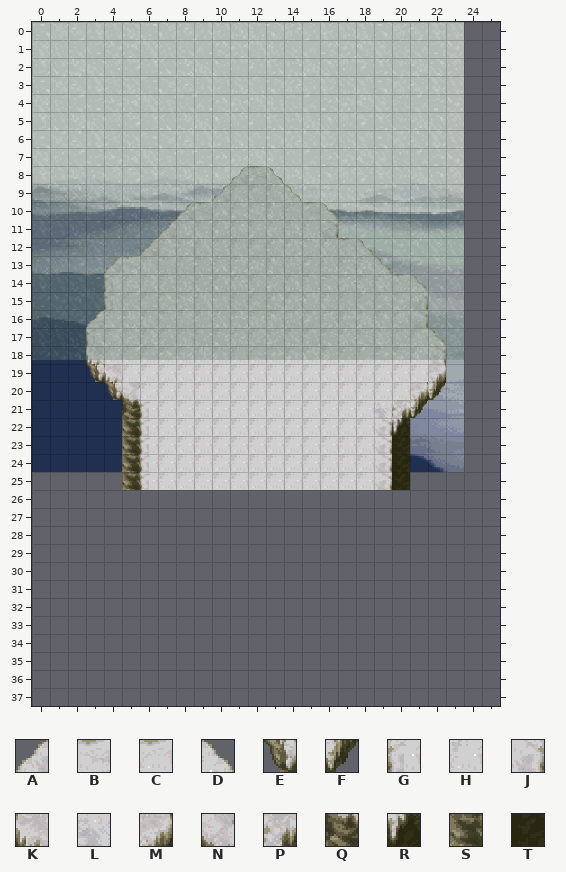
Two states of a Tiled map, maps/northmountains_landing.tmx. Above is the file before it was changed.
Cells are 32x32 px. Shown: x 0..25, y 0..37. The old version is drawn lined up with the new one.
Key: from "forest2": A 190, B 191, C 194, D 195, E 197, F 198, G 259, H 261, J 264, K 328, L 331, M 333, N 398, P 401, Q 467, R 470, S 536, T 539.
_ is an empty cell.
Layer "ground" before, first column x 0:
 0 __________________________
 1 __________________________
 2 __________________________
 3 __________________________
 4 __________________________
 5 __________________________
 6 __________________________
 7 __________________________
 8 ___________ABD____________
 9 __________AHHHD___________
10 ________ABHHHHHBD_________
11 _______AHHHHHHHHJ_________
12 ______AHHHHHHHHHHCD_______
13 ____ABHHHHHHHHHHHHHD______
14 ____GHHHHHHHHHHHHHHHCD____
15 ____GHHHHHHHHHHHHHHHHJ____
16 ___AHHHHHHHHHHHHHHHHHJ____
17 ___GHHHHHHHHHHHHHHHHHHD___
18 ___KHHHHHHHHHHHHHHHHHHJ___
19 ___EKHHHHHHHHHHHHHHHHHM___
20 ____ENHHHHHHHHHHHHHHHMF___
21 _____QGHHHHHHHHHHHHLPF____
22 _____SGHHHHHHHHHHHHJR_____
23 _____SGHHHHHHHHHHHHJT_____
24 _____SGHHHHHHHHHHHHJT_____
25 _____SGHHHHHHHHHHHHJT_____
26 __________________________
27 __________________________
28 __________________________
29 __________________________
30 __________________________
31 __________________________
32 __________________________
33 __________________________
34 __________________________
35 __________________________
36 __________________________
37 __________________________
Now the later version:
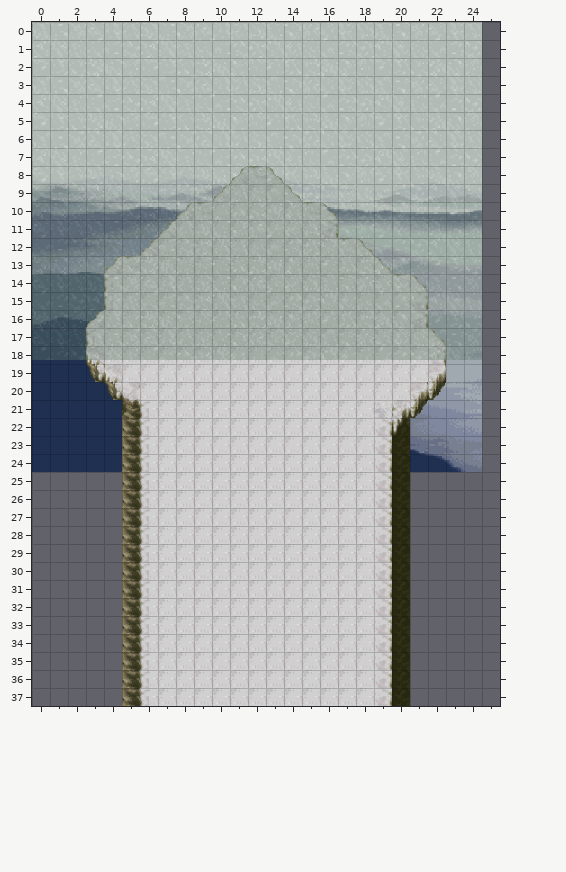
Diff:
map size 25x26 -> 25x38 cells (old content now starts at -1,0; both pictures use the new coordinates)
layer "bg" offset -32,0 -> 0,0 px
layer "snowstorm" offset -32,0 -> 0,0 px
Layer "ground":
Tile G is added in rows 26 to 37 at x 6.
Tile H is added in rows 26 to 37 at x 7 to 18.
Tile J is added in rows 26 to 37 at x 19.
Tile S is added in rows 26 to 37 at x 5.
Tile T is added in rows 26 to 37 at x 20.
